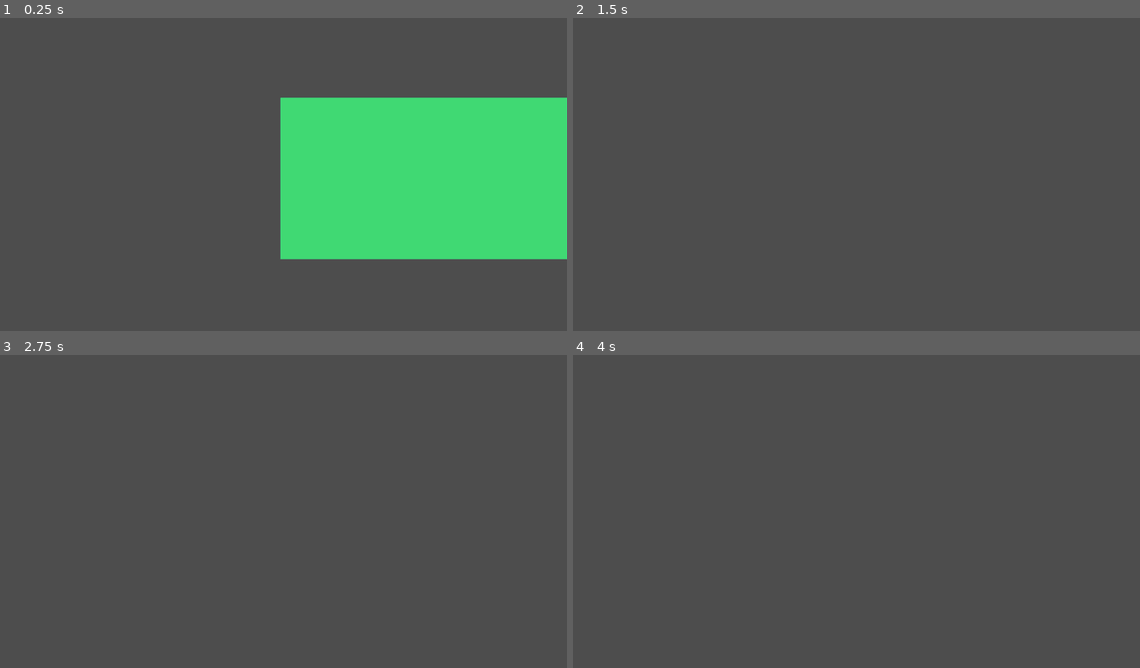
Above: before the commit, frames 1-4 (two rows, left to right).
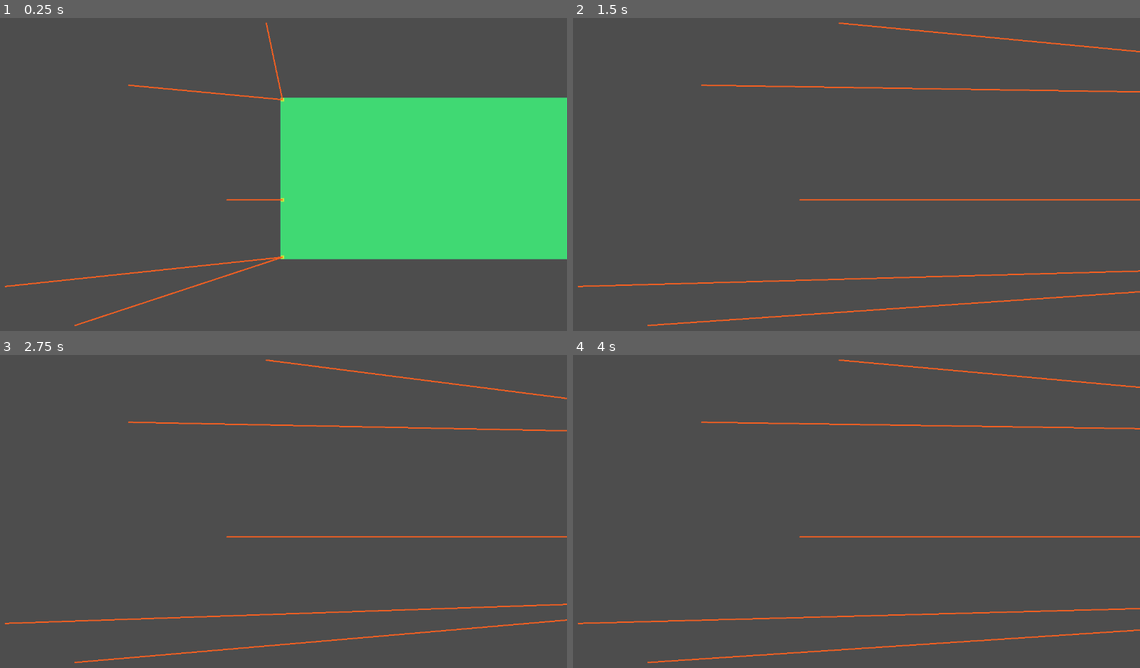
Above: after the commit, the same moments.

Repository: caboyd/blast_game
Game: Godot game, scene res://scenes/Main.tscn
Same seed, same stepped clock (60 frames per second), same inputs: the game is played once before the commit and once after it.
Inputs (mouse positions are in pixels of both pictures, inside the frame that each line leads up to):
- Up to frame 1 (0.25 s): no input
- Up to frame 2 (1.5 s): tap Enter at 0.5 s; move the mouse to (981, 161) at 0.52 s; tap K at 0.6, 1.35 s; click (981, 161) at 0.67 s; move the mouse to (737, 193) at 1.27 s; click (737, 193) at 1.42 s
- Up to frame 3 (2.75 s): move the mouse to (340, 445) at 2.02 s; tap K at 2.1 s; click (340, 445) at 2.17 s
- Up to frame 4 (4 s): move the mouse to (822, 580) at 2.77 s; tap K at 2.85, 3.6 s; click (822, 580) at 2.92 s; move the mouse to (1026, 564) at 3.52 s; click (1026, 564) at 3.67 s

The runs differ from the first frame. In frame 1, 0.7% of the frame differs, in the area x 0-51%, y 1-99%; in frame 2, 1.9%; in frame 3, 1.9%; in frame 4, 1.9%, in the area x 0-100%, y 1-99%.

Commit message:
Targetting system test

Diff:
--- a/scenes/Main.tscn
+++ b/scenes/Main.tscn
@@ -2,6 +2,7 @@
 
 [ext_resource type="Script" uid="uid://conweb5pvayjf" path="res://scripts/Main.gd" id="1"]
 [ext_resource type="PackedScene" path="res://scenes/target/TargetConveyor.tscn" id="2"]
+[ext_resource type="PackedScene" path="res://scenes/target/TargetSpotterManager.tscn" id="3"]
 
 [node name="Main" type="Node" unique_id=1286468107]
 script = ExtResource("1")
@@ -15,6 +16,8 @@
 [node name="TargetConveyor" parent="GameRoot/World2D" unique_id=1687813941 instance=ExtResource("2")]
 unique_name_in_owner = true
 
+[node name="TargetSpotterManager" parent="GameRoot/World2D" instance=ExtResource("3")]
+
 [node name="ProjectileManager" type="Node2D" parent="GameRoot/World2D" unique_id=363159726]
 
 [node name="UI" type="CanvasLayer" parent="GameRoot" unique_id=1734507539]
--- /dev/null
+++ b/scenes/target/TargetSpotter.tscn
@@ -0,0 +1,8 @@
+[gd_scene format=3 uid="uid://crrcvej3cmfh5"]
+
+[ext_resource type="Script" path="res://scripts/target/TargetSpotter.gd" id="1"]
+
+[node name="TargetSpotter" type="Node2D"]
+script = ExtResource("1")
+
+[node name="Line2D" type="Line2D" parent="."]
--- /dev/null
+++ b/scenes/target/TargetSpotterManager.tscn
@@ -0,0 +1,9 @@
+[gd_scene format=3 uid="uid://dtrx184slrt33"]
+
+[ext_resource type="Script" path="res://scripts/target/TargetSpotterManager.gd" id="1"]
+[ext_resource type="PackedScene" uid="uid://crrcvej3cmfh5" path="res://scenes/target/TargetSpotter.tscn" id="2"]
+
+[node name="TargetSpotterManager" type="Node2D"]
+script = ExtResource("1")
+spotter_scene = ExtResource("2")
+spotter_count = 5
--- a/scripts/target/DestructibleTarget.gd
+++ b/scripts/target/DestructibleTarget.gd
@@ -137,6 +137,7 @@
 	sm.set_shader_parameter("mask_tex", _mask_texture)
 	sm.set_shader_parameter("solid_color", visual_color)
 	_visual.material = sm
+	clear_highlight()
 
 
 func _update_mask_texture_if_dirty() -> void:
@@ -154,6 +155,77 @@
 
 	_mask_texture.update(_mask_image)
 	_mask_dirty = false
+
+
+func cell_center_local(cell: Vector2i) -> Vector2:
+	return Vector2(
+		(float(cell.x) + 0.5) * cell_size_px - target_size_px.x * 0.5,
+		(float(cell.y) + 0.5) * cell_size_px - target_size_px.y * 0.5
+	)
+
+
+func is_cell_solid(cell: Vector2i) -> bool:
+	if _destroyed:
+		return false
+	if cell.x < 0 or cell.y < 0 or cell.x >= _grid_w or cell.y >= _grid_h:
+		return false
+	return _cells[cell.y * _grid_w + cell.x] != 0
+
+
+## Leftmost column that still has any solid cell; within that column, the solid cell whose center is nearest to `from_local`.
+func get_nearest_leftmost_solid_cell(from_local: Vector2) -> Vector2i:
+	if _destroyed:
+		return Vector2i(-1, -1)
+	var col_x := _find_leftmost_solid_cell_x()
+	var best_y := -1
+	var best_d2 := INF
+	for y in range(_grid_h):
+		if _cells[y * _grid_w + col_x] == 0:
+			continue
+		var c := cell_center_local(Vector2i(col_x, y))
+		var d2 := c.distance_squared_to(from_local)
+		if d2 < best_d2:
+			best_d2 = d2
+			best_y = y
+	if best_y < 0:
+		return Vector2i(-1, -1)
+	return Vector2i(col_x, best_y)
+
+
+const HIGHLIGHT_SHADER_MAX: int = 8
+
+
+func set_highlight_cells(cells: Array[Vector2i]) -> void:
+	if _visual == null:
+		return
+	var sm := _visual.material as ShaderMaterial
+	if sm == null:
+		return
+	var packed := PackedVector2Array()
+	var n := 0
+	if not _destroyed:
+		for c in cells:
+			if n >= HIGHLIGHT_SHADER_MAX:
+				break
+			if c.x < 0 or c.y < 0:
+				continue
+			packed.append(Vector2(c.x, c.y))
+			n += 1
+	while packed.size() < HIGHLIGHT_SHADER_MAX:
+		packed.append(Vector2(-1.0, -1.0))
+	sm.set_shader_parameter("highlight_cells", packed)
+	sm.set_shader_parameter("highlight_count", n)
+
+
+func set_highlight_cell(cell: Vector2i) -> void:
+	if cell.x < 0 or cell.y < 0:
+		clear_highlight()
+	else:
+		set_highlight_cells([cell])
+
+
+func clear_highlight() -> void:
+	set_highlight_cells([])
 
 
 func get_leftmost_solid_local_x() -> float:
--- /dev/null
+++ b/scripts/target/TargetSpotter.gd
@@ -0,0 +1,84 @@
+class_name TargetSpotter
+extends Node2D
+
+@export var line_width: float = 3.0
+@export var line_color: Color = Color(1.0, 0.38, 0.12, 0.92)
+
+var _line: Line2D
+var _conveyor: TargetConveyor
+var _tracked_cell: Vector2i = Vector2i(-1, -1)
+var _current_dt: DestructibleTarget
+
+
+func _ready() -> void:
+	_line = get_node_or_null("Line2D") as Line2D
+	if _line == null:
+		_line = Line2D.new()
+		_line.name = "Line2D"
+		add_child(_line)
+	_line.width = line_width
+	_line.default_color = line_color
+	_line.joint_mode = Line2D.LINE_JOINT_ROUND
+	_line.begin_cap_mode = Line2D.LINE_CAP_ROUND
+	_line.end_cap_mode = Line2D.LINE_CAP_ROUND
+
+	var p := get_parent()
+	if p != null:
+		_conveyor = p.get_node_or_null("TargetConveyor") as TargetConveyor
+		if _conveyor == null and p.get_parent() != null:
+			_conveyor = p.get_parent().get_node_or_null("TargetConveyor") as TargetConveyor
+
+	if _conveyor != null:
+		if not _conveyor.active_target_changed.is_connected(_on_active_target_changed):
+			_conveyor.active_target_changed.connect(_on_active_target_changed)
+		_on_active_target_changed(_conveyor.get_active_target())
+
+
+func get_tracked_cell() -> Vector2i:
+	return _tracked_cell
+
+
+func _on_active_target_changed(new_target: Node2D) -> void:
+	_current_dt = null
+	_tracked_cell = Vector2i(-1, -1)
+	if new_target == null:
+		return
+	var dt := new_target as DestructibleTarget
+	if dt != null:
+		_current_dt = dt
+
+
+func _process(_delta: float) -> void:
+	if _conveyor == null:
+		return
+	var dt := _conveyor.get_active_target() as DestructibleTarget
+	if dt == null:
+		_clear_visual()
+		return
+	if dt != _current_dt:
+		_on_active_target_changed(dt)
+
+	if dt.is_destroyed():
+		_clear_visual()
+		return
+
+	var from_local := dt.to_local(global_position)
+	if _tracked_cell.x < 0 or not dt.is_cell_solid(_tracked_cell):
+		_tracked_cell = dt.get_nearest_leftmost_solid_cell(from_local)
+
+	if _tracked_cell.x < 0:
+		_clear_line_only()
+		return
+
+	var end_local := dt.cell_center_local(_tracked_cell)
+	_line.clear_points()
+	_line.add_point(Vector2.ZERO)
+	_line.add_point(to_local(dt.to_global(end_local)))
+
+
+func _clear_line_only() -> void:
+	_line.clear_points()
+
+
+func _clear_visual() -> void:
+	_clear_line_only()
--- /dev/null
+++ b/scripts/target/TargetSpotterManager.gd
@@ -0,0 +1,73 @@
+class_name TargetSpotterManager
+extends Node2D
+
+@export var spotter_scene: PackedScene
+@export var spotter_count: int = 5
+
+var _conveyor: TargetConveyor
+var _last_highlight_dt: DestructibleTarget
+
+
+func _ready() -> void:
+	process_priority = 1
+	var p := get_parent()
+	if p != null:
+		_conveyor = p.get_node_or_null("TargetConveyor") as TargetConveyor
+	if spotter_scene == null:
+		push_warning("TargetSpotterManager.spotter_scene is not set.")
+		return
+	for i in spotter_count:
+		var s := spotter_scene.instantiate() as TargetSpotter
+		if s == null:
+			push_error("TargetSpotterManager: spotter_scene must be a TargetSpotter.")
+			return
+		s.name = "TargetSpotter_%d" % i
+		add_child(s)
+		s.global_position = _random_left_half_global()
+
+
+func _process(_delta: float) -> void:
+	_sync_highlights()
+
+
+func _random_left_half_global() -> Vector2:
+	var vp := get_viewport()
+	if vp == null:
+		return global_position
+	var rect := vp.get_visible_rect()
+	var inv := vp.get_canvas_transform().affine_inverse()
+	var x := randf_range(rect.position.x, rect.position.x + rect.size.x * 0.5)
+	var y := randf_range(rect.position.y, rect.position.y + rect.size.y)
+	return inv * Vector2(x, y)
+
+
+func _sync_highlights() -> void:
+	if _conveyor == null:
+		return
+	var dt := _conveyor.get_active_target() as DestructibleTarget
+	if dt == null or dt.is_destroyed():
+		if _last_highlight_dt != null and is_instance_valid(_last_highlight_dt):
+			_last_highlight_dt.clear_highlight()
+		_last_highlight_dt = null
+		return
+
+	_last_highlight_dt = dt
+
+	var cells: Array[Vector2i] = []
+	var seen: Dictionary = {}
+	for c in get_children():
+		var s := c as TargetSpotter
+		if s == null:
+			continue
+		var tc := s.get_tracked_cell()
+		if tc.x < 0:
+			continue
+		if not dt.is_cell_solid(tc):
+			continue
+		var key := Vector2i(tc.x, tc.y)
+		if seen.has(key):
+			continue
+		seen[key] = true
+		cells.append(tc)
+
+	dt.set_highlight_cells(cells)
--- a/shaders/destructible_target_marching.gdshader
+++ b/shaders/destructible_target_marching.gdshader
@@ -3,6 +3,13 @@
 // Low-res mask; nearest so texelFetch matches CPU grid.
 uniform sampler2D mask_tex : source_color, filter_nearest;
 uniform vec4 solid_color : source_color = vec4(0.25, 0.85, 0.45, 1.0);
+
+const int HIGHLIGHT_MAX = 8;
+
+uniform int highlight_count : hint_range(0, 8) = 0;
+uniform vec2 highlight_cells[HIGHLIGHT_MAX];
+uniform vec4 highlight_tint : source_color = vec4(1.0, 0.92, 0.15, 1.0);
+uniform float highlight_mix : hint_range(0.0, 1.0) = 0.72;
 
 const int SUBDIV = 8;
 const float ISO = 0.0;
@@ -202,4 +209,17 @@
 	}
 
 	COLOR = solid_color;
-}
+
+	int hc_n = clamp(highlight_count, 0, HIGHLIGHT_MAX);
+	for (int hi = 0; hi < hc_n; hi++) {
+		vec2 hcv = highlight_cells[hi];
+		if (hcv.x < -0.5 || hcv.y < -0.5) {
+			continue;
+		}
+		ivec2 hc = ivec2(int(hcv.x + 0.5), int(hcv.y + 0.5));
+		if (cell == hc) {
+			COLOR = mix(COLOR, highlight_tint, highlight_mix);
+			break;
+		}
+	}
+}
Not shown, added: scripts/target/TargetSpotter.gd.uid
Not shown, added: scripts/target/TargetSpotterManager.gd.uid
